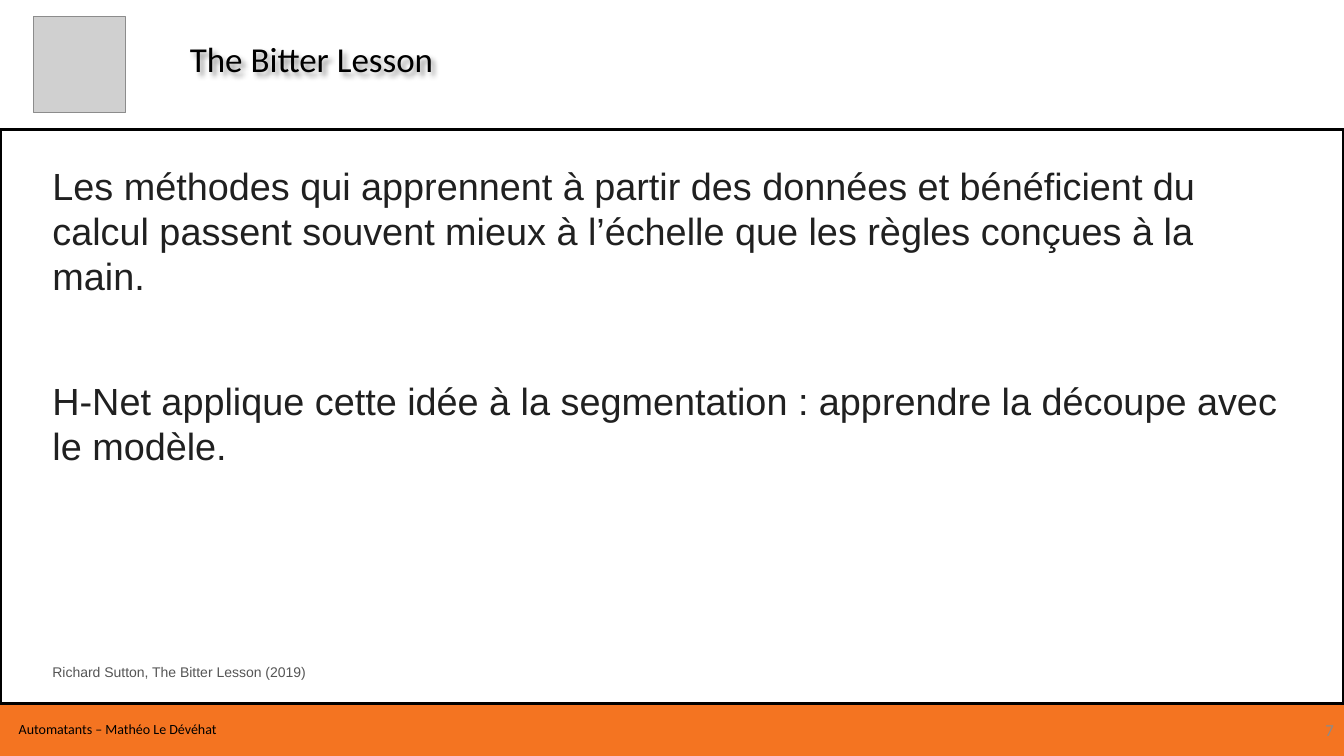
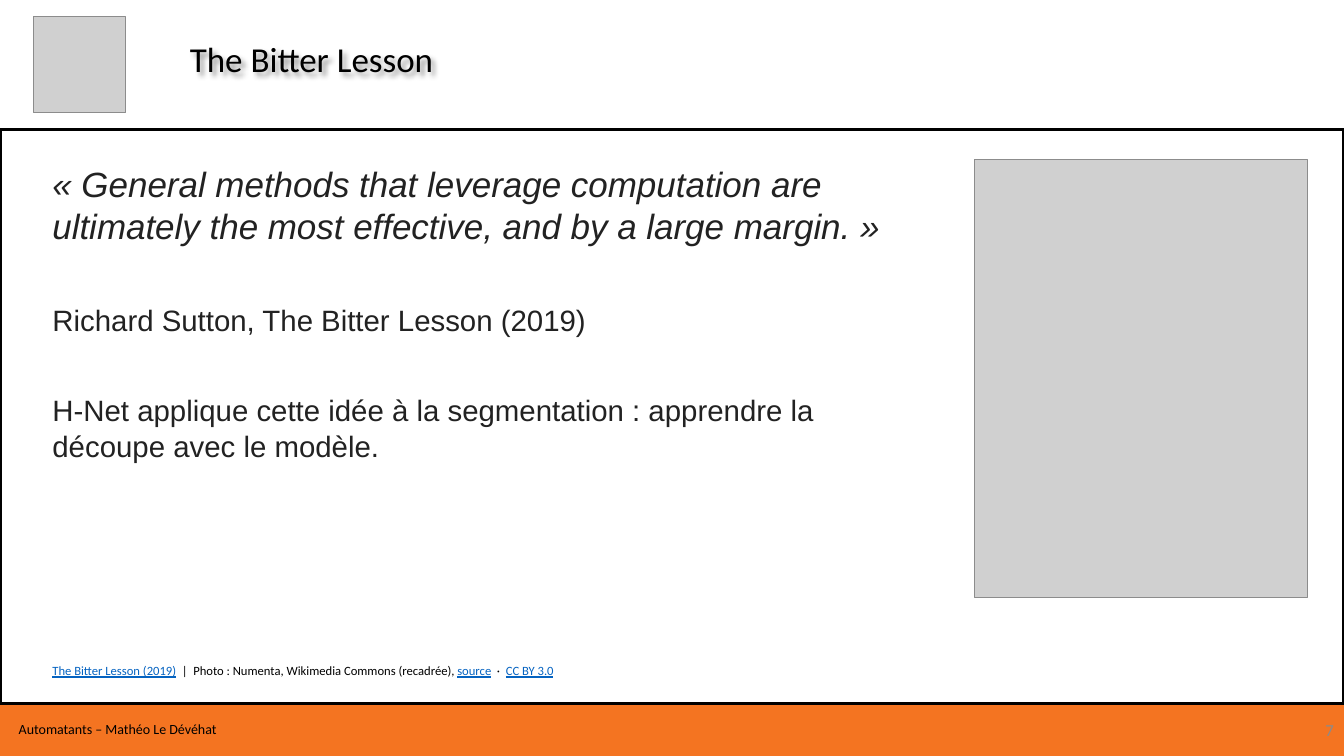
Before and after one commit to Flydexo/research, a slide deck: slide 7 of formation-hnet/Formation H-Net.pptx. Drawn at 1344x756 pixels with LibreOffice and Linux fonts; fonts in the diff are those of the drawing; grey boxes stand for pictures. Boxes give left, top, right and bottom in pixels: in the first picture for what was removed or moved away, otherwise in the second. Text is boxed around its words. In the diff, an @@ line names an element or a change of style, - is before the commit and + after.

Commit message:
Add Sutton quote and portrait

```diff
--- a/formation-hnet/Formation H-Net.pptx
+++ b/formation-hnet/Formation H-Net.pptx
@@ text at [52, 171, 851, 336]: text changed; size 27 to 25 pt; text colour #202020 to #222222; italic on @@
-Les méthodes qui apprennent à partir des données et bénéficient du calcul passent souvent mieux à l’échelle que les règles conçues à la main.
+« General methods that leverage computation are ultimately the most effective, and by a large margin. »
+Richard Sutton, The Bitter Lesson (2019)
@@ picture added at [975, 159, 1308, 598] @@
@@ text at [52, 399, 814, 463]: size 27 to 21 pt, text colour #202020 to #222222 in "H-Net applique cette idée à la segmentation ..."; less space between paragraphs @@
@@ text at [52, 666, 554, 678]: text changed; size 10 to 9 pt; font Arial to Calibri; text colour #555555 to #000000 @@
-Richard Sutton, The Bitter Lesson (2019)
+The Bitter Lesson (2019) | Photo : Numenta, Wikimedia Commons (recadrée), source · CC BY 3.0
```
Also in this commit, not shown: 1 other file.
